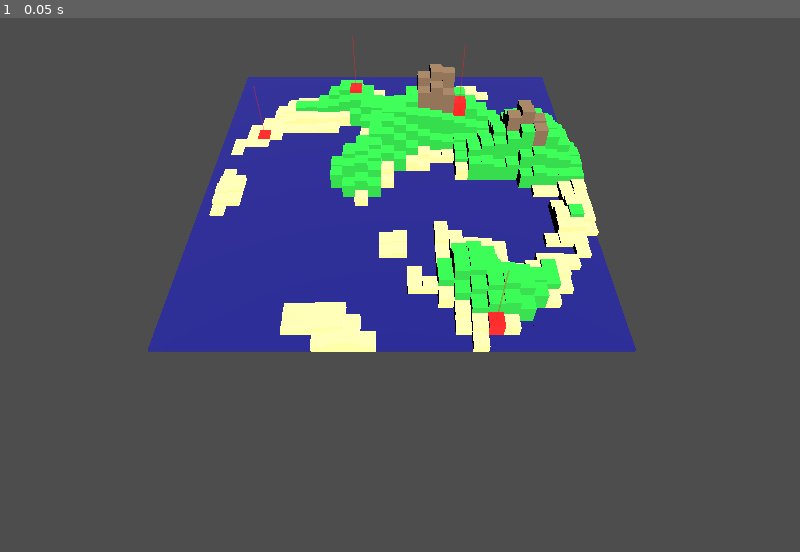
Above: before the commit, frame 1.
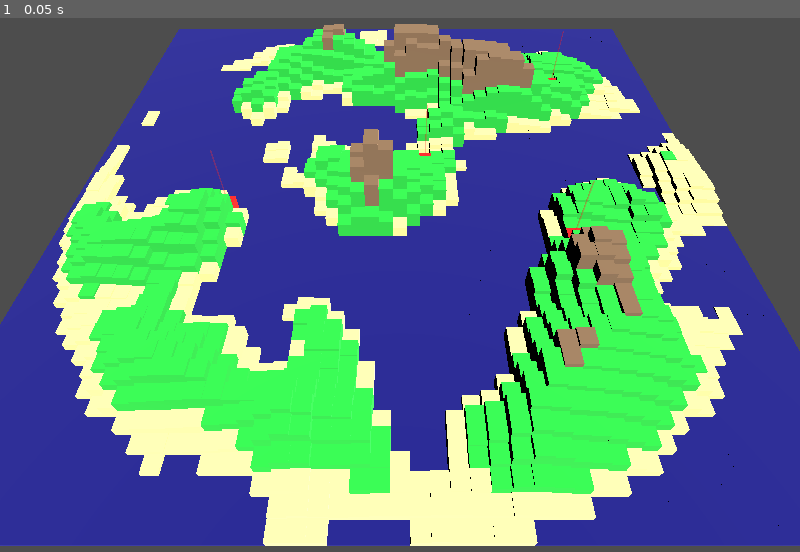
Above: after the commit, the same moment.

Repository: Latheror/VillageWar
Game: Godot game, scene res://main.tscn
Same seed, same stepped clock (60 frames per second), same inputs: the game is played once before the commit and once after it.
Inputs:
- Up to frame 1 (0.05 s): no input

The runs differ from the first frame. In frame 1, 75% of the frame differs, in the area x 0-100%, y 1-99%.

Commit message:
Increase map size to 50

Diff:
--- a/constants.gd
+++ b/constants.gd
@@ -1,6 +1,6 @@
 class_name Constants
 
-const SIZE: int = 30
+const SIZE: int = 50
 const TILE_SIZE: float = 2.0        # world units per tile
 const HEIGHT_SCALE: float = 1.0     # scale for mountain heights
 
